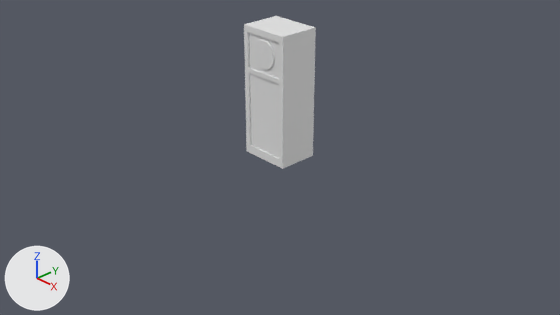
The Blender file blender/clock.blend, before and after one commit.
The view is the same before and after, from the file's camera 'Camera'. Arrows for +X, +Y and +Z are at lower left; the lights stay in place. Materials are left out; every surface is plain grey.

In view in the first picture: 'box', 'clock face'.
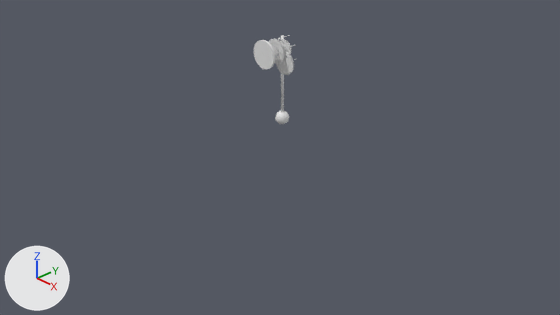
What differs and where, as boxes (x1, y1, x2, y2) in the pictures (560 x 315 px):
'box', hidden: before (244, 16, 316, 169)

Diff of the bpy script that builds the scene:
```diff
--- a/blender/clock.blend.py
+++ b/blender/clock.blend.py
@@ ob_box @@
 ob_box.scale = (1.27, 1.0, 1.0)
+ob_box.hide_set(True)  # its collection is switched off
```
